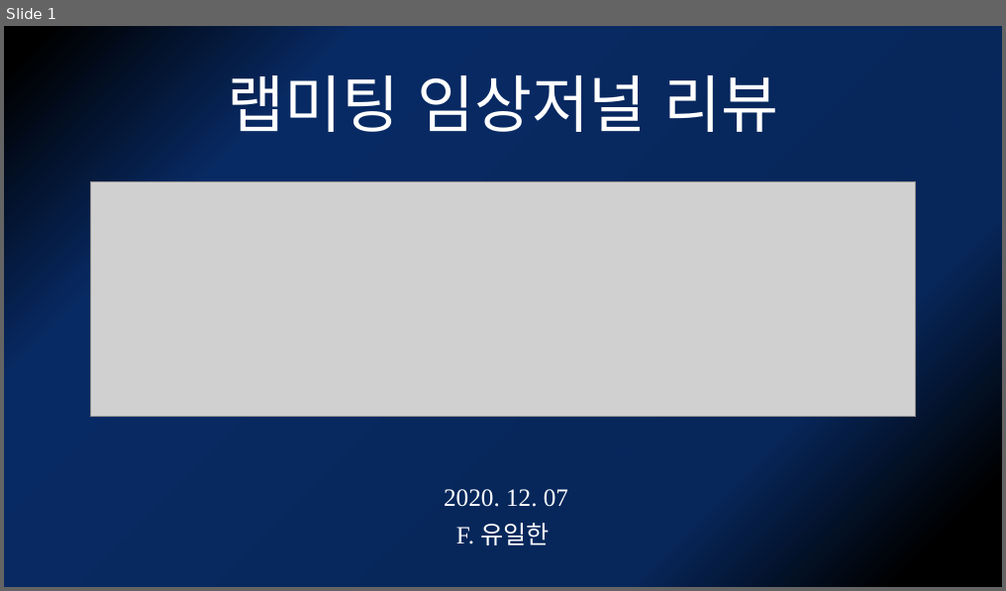
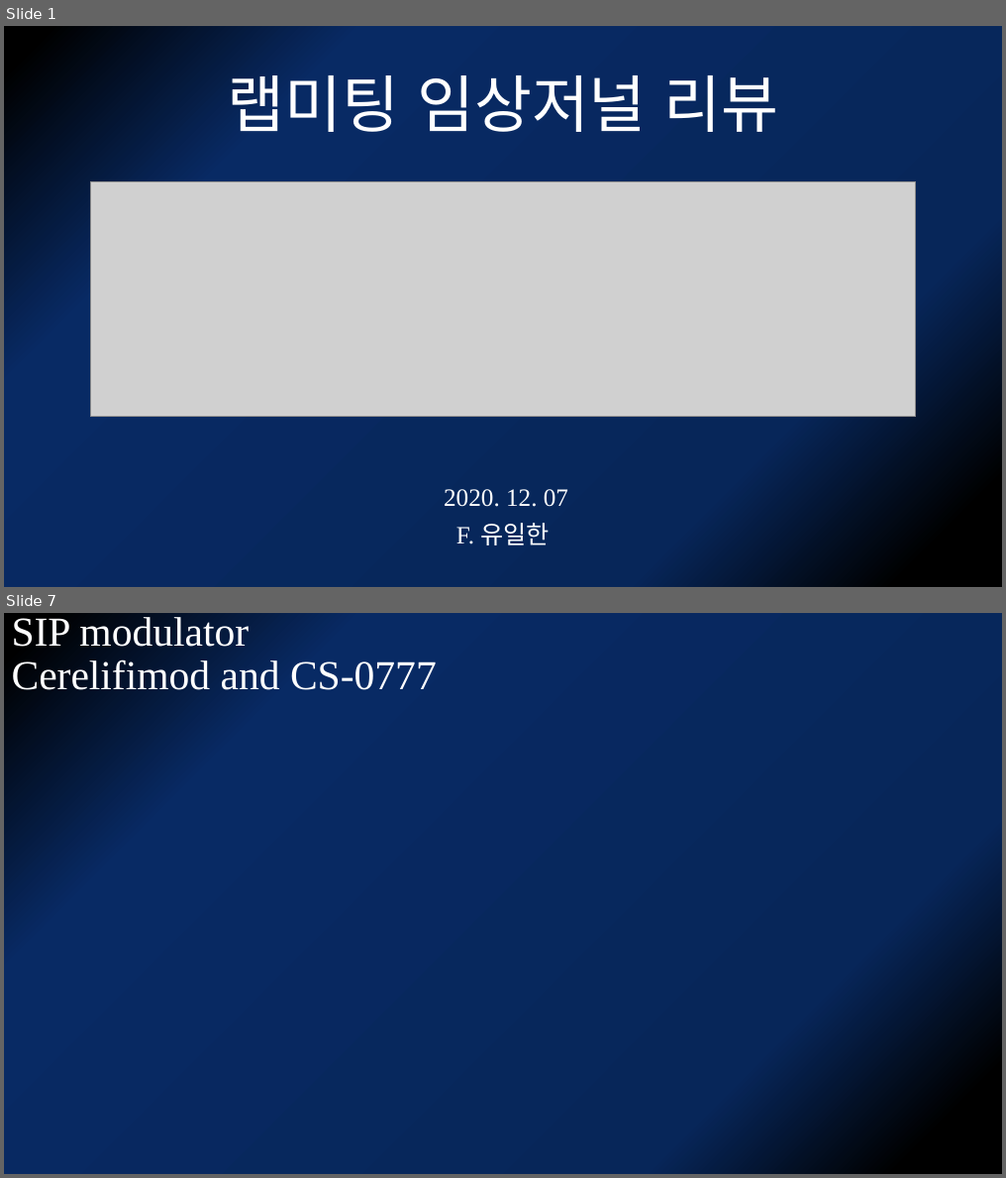
Before and after one commit to kjfdf/12.07_lab_meeting, a slide deck: 2020.12.07 유일한 임상저널리뷰.pptx. Shown one above the other, each under a label of ours: slide 1 before the commit, slides 1 and 7 after it; the slides between them are not shown. The pictures are 1006x591 and 1006x1178 pixels, drawn with LibreOffice and Linux fonts; fonts in the diff are those of the drawing; grey boxes stand for pictures. Boxes give left, top, right and bottom in pixels: in the first picture for what was removed or moved away, otherwise in the second. Text is boxed around its words. In the diff, an @@ line names an element or a change of style, - is before the commit and + after.

```diff
--- a/2020.12.07 유일한 임상저널리뷰.pptx
+++ b/2020.12.07 유일한 임상저널리뷰.pptx
@@ slide 7 added at [4,613,1002,1174], background gradient #000000 to #072659 to #082A64 @@
@@ title added at [12,613,437,690], 39.6 pt, text #FFFFFF @@
+SIP modulator
+Cerelifimod and CS-0777
```
Also in this commit, not shown: 9 other slides added, 6 slides removed.
